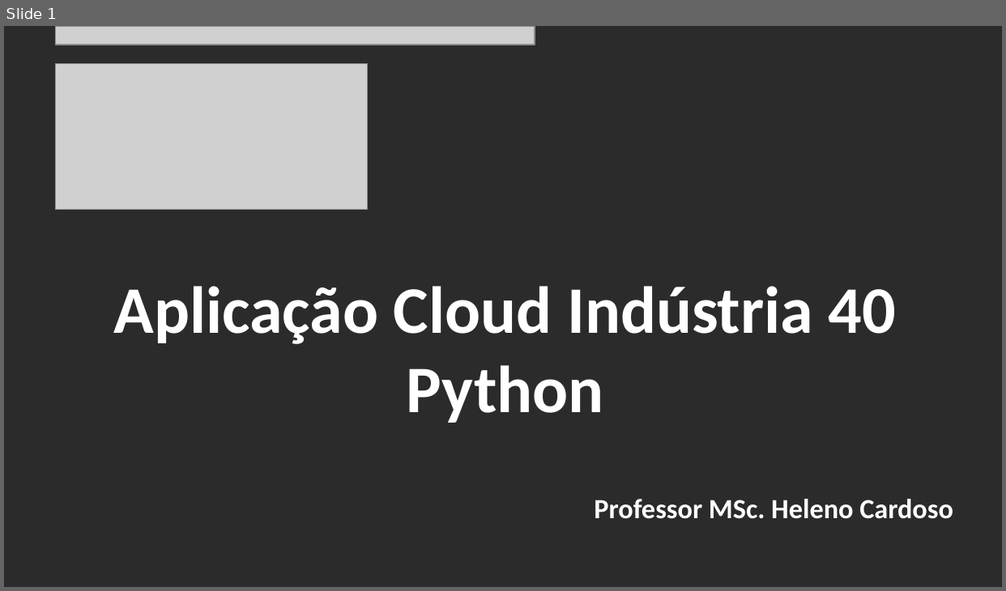
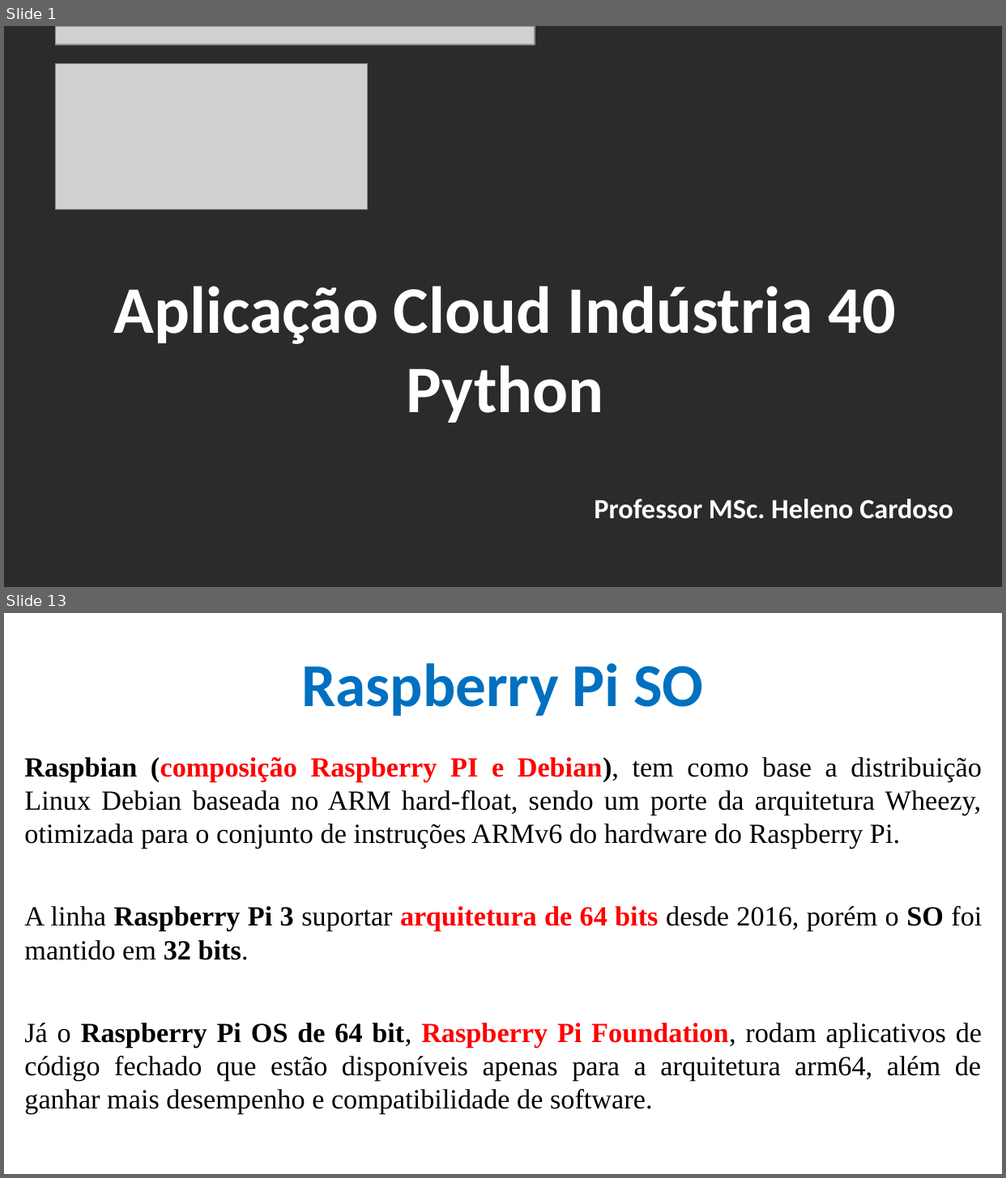
Before and after one commit to CloudEducationBrazil/WydenArea1AplicacaoCloudIndustria40Python, a slide deck: 01 Classes/Aula 06 - Aplicação Cloud Indústria 40 Python IoT Plataforma Raspberry PI.pptx. Shown one above the other, each under a label of ours: slide 1 before the commit, slides 1 and 13 after it; the slides between them are not shown. The pictures are 1006x591 and 1006x1178 pixels, drawn with LibreOffice and Linux fonts; fonts in the diff are those of the drawing; grey boxes stand for pictures; background and template pictures are left out; a plain dark background stands for a picture behind light text. Boxes give left, top, right and bottom in pixels: in the first picture for what was removed or moved away, otherwise in the second. Text is boxed around its words. In the diff, an @@ line names an element or a change of style, - is before the commit and + after.

```diff
--- a/01 Classes/Aula 06 - Aplicação Cloud Indústria 40 Python IoT Plataforma Raspberry PI.pptx
+++ b/01 Classes/Aula 06 - Aplicação Cloud Indústria 40 Python IoT Plataforma Raspberry PI.pptx
@@ slide 13 added at <box>4,613,1002,1174</box>, background picture (left out) @@
@@ title added at <box>301,663,703,716</box>, 44 pt, text #0070C0, bold @@
+Raspberry Pi SO
@@ text added at <box>24,757,982,1114</box>, 20 pt, text #000000 @@
+Raspbian (composição Raspberry PI e Debian), tem como base a distribuição Linux Debian baseada no ARM hard-float, sendo um porte da arquitetura Wheezy, otimizada para o conjunto de instruções ARMv6 do hardware do Raspberry Pi.
+A linha Raspberry Pi 3 suportar arquitetura de 64 bits desde 2016, porém o SO foi mantido em 32 bits.
+Já o Raspberry Pi OS de 64 bit, Raspberry Pi Foundation, rodam aplicativos de código fechado que estão disponíveis apenas para a arquitetura arm64, além de ganhar mais desempenho e compatibilidade de software.
```
Also in this commit, not shown: 5 slides changed, 15 other slides added, 2 slides removed.
